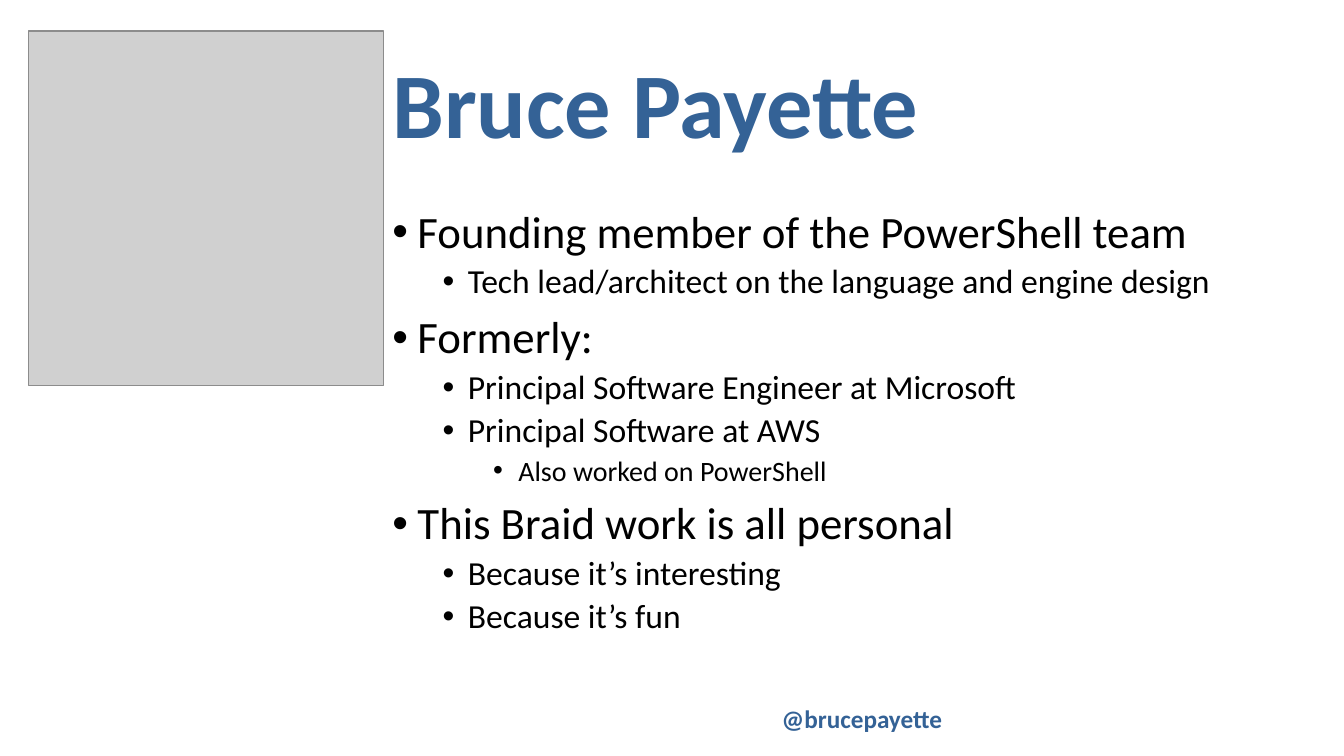
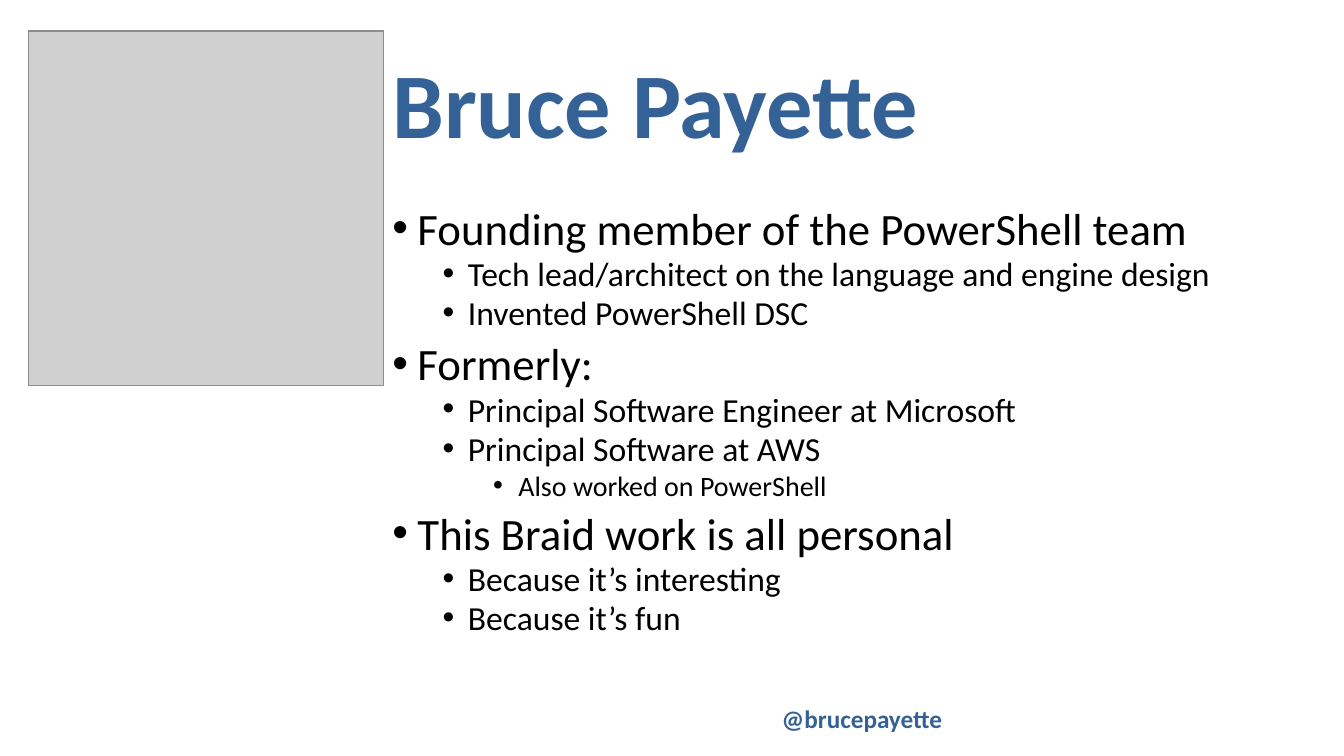
Before and after one commit to BrucePay/BraidLang, a slide deck: slide 3 of PSCONFEU23_payette_braid.pptx. Drawn at 1344x756 pixels with LibreOffice and Linux fonts; fonts in the diff are those of the drawing; grey boxes stand for pictures; background and template pictures are left out. Boxes give left, top, right and bottom in pixels: in the first picture for what was removed or moved away, otherwise in the second. Text is boxed around its words. In the diff, an @@ line names an element or a change of style, - is before the commit and + after.

```diff
--- a/PSCONFEU23_payette_braid.pptx
+++ b/PSCONFEU23_payette_braid.pptx
@@ text at box(417, 214, 1210, 631): line spacing 0.9 to 0.8 @@
@@ text at box(468, 301, 808, 326): paragraph added @@
+  • Invented PowerShell DSC
```
Also in this commit, not shown: 3 other slides changed, 1 slide added, 1 other file.
